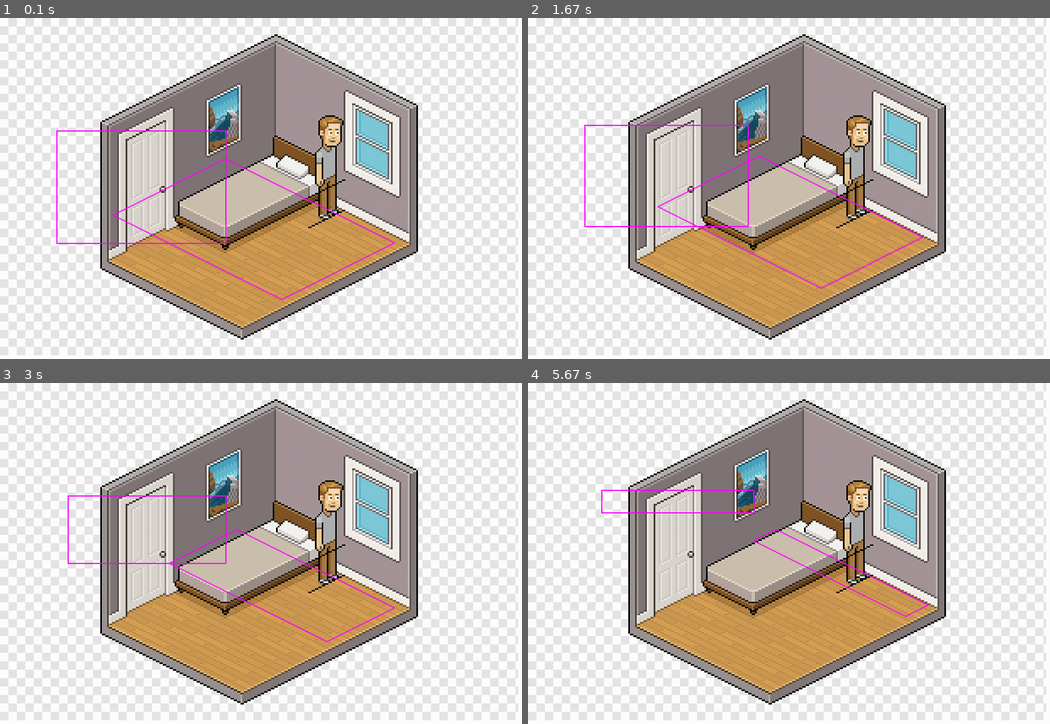
Above: before the commit, frames 1-4 (two rows, left to right).
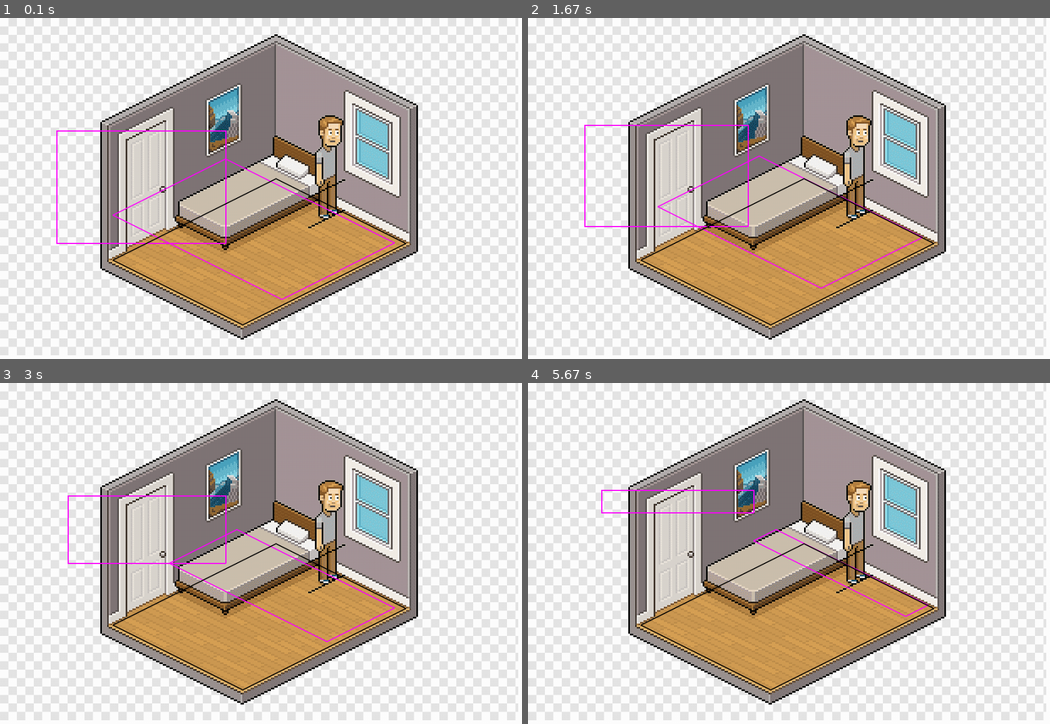
Above: after the commit, the same moments.

Repository: moises-dias/pygame-learning
Game: pygame game, started from find_isometric.py
Same seed, same stepped clock (60 frames per second), same inputs: the game is played once before the commit and once after it.
Inputs:
- Up to frame 1 (0.1 s): no input
- Up to frame 2 (1.67 s): hold D 0.33-0.8 s; hold W 0.83-1.13 s; tap F at 0.9, 1.23, 1.53 s; tap E at 0.98 s; hold D 1.17-1.63 s
- Up to frame 3 (3 s): hold A 1.67-2.2 s; tap F at 1.73, 2.03, 2.3, 2.63, 2.93 s; hold S 2.23-2.53 s; tap E at 2.38 s; hold A 2.57-2.97 s
- Up to frame 4 (5.67 s): hold W 3-3.37 s; tap F at 3.07, 3.47, 3.77, 4.13, 4.53, 4.83, 5.03, 5.33, 5.53 s; hold D 3.4-4.03 s; tap E at 3.55, 5.12 s; hold S 4.07-4.43 s; hold A 4.47-4.93 s; hold D 4.97-5.43 s; hold W from 5.47 s (still down)

The runs differ from the first frame. In frame 1, 0.5% of the frame differs, in the area x 21-78%, y 46-91%; in frame 2, 0.6%; in frame 3, 0.5%; in frame 4, 0.6%.

Commit message:
finishing logic to recreate a square

Diff:
--- a/find_isometric.py
+++ b/find_isometric.py
@@ -80,6 +80,7 @@
                 new_y = 2*(x * sin_angle + y * cos_angle)/math.sqrt(2)
                 vertices_2.append((new_x, new_y))
             vertices_2 = [(x + 500, 100 + y/2) for x, y in vertices_2]
+            print(vertices_2)
 
     # Clear the screen
     screen.fill(white)
@@ -88,6 +89,7 @@
     screen.blit(image, image_rect)
     pygame.draw.polygon(screen, (255, 0, 255), vertices, 2)
     pygame.draw.polygon(screen, (255, 0, 255), vertices_2, 2)
+    pygame.draw.polygon(screen,  (0, 0, 0), [(490, 285), (200, 430), (430, 545), (720, 400)], 2)
 
     # Draw the lines if draw_lines is True
 
--- /dev/null
+++ b/generate_square_from_isometric.py
@@ -0,0 +1,84 @@
+import pygame
+import sys
+import math
+
+pygame.init()
+
+SCREEN_WIDTH = 1200
+SCREEN_HEIGHT = 800
+
+# Create a Pygame window
+screen = pygame.display.set_mode((SCREEN_WIDTH, SCREEN_HEIGHT))
+pygame.display.set_caption("Unfilled Triangle Drawing")
+
+
+
+
+x1 = 100+200
+x2 = 400+200
+y1 = 200
+y2 = 500
+desired = [(x1, y1), (x1, y2), (x2, y2), (x2, y1)]
+
+
+clock = pygame.time.Clock()
+
+angle = math.radians(-45)
+sin_angle = math.sin(angle)
+cos_angle = math.cos(angle)
+
+# isometric_vertices = [(490, 285), (200, 430), (430, 545), (720, 400)]
+isometric_vertices = [(750.0, 250.0), (450.0, 400.0), (750.0, 550.0), (1050.0, 400.0)]
+
+
+square_vertices = []
+for x, y in isometric_vertices:
+
+    x = x*math.sqrt(2)
+    y = y*math.sqrt(2)
+    new_x = (x/2 * cos_angle - y * sin_angle)
+    new_y = (x/2 * sin_angle + y * cos_angle)
+    square_vertices.append((new_x, new_y))
+
+square_vertices = [(x,  y + 300) for x, y in square_vertices]
+print(square_vertices)
+
+
+font = pygame.font.Font(None, 36)
+
+# Main game loop
+running = True
+while running:
+    for event in pygame.event.get():
+        if event.type == pygame.QUIT:
+            running = False
+
+
+    # Clear the screen
+    screen.fill((0, 0, 0))  # Fill with black to clear the screen
+
+    # Draw the unfilled triangle
+
+    for i, (x, y) in enumerate(square_vertices, start=1):
+        text_surface = font.render(str(i), True, (255, 255, 255))  # Render the vertex number
+        text_rect = text_surface.get_rect(center=(x, y - 15))  # Position the number above the vertex
+        screen.blit(text_surface, text_rect)
+
+    for i, (x, y) in enumerate(isometric_vertices, start=1):
+        text_surface = font.render(str(i), True, (255, 255, 255))  # Render the vertex number
+        text_rect = text_surface.get_rect(center=(x, y - 15))  # Position the number above the vertex
+        screen.blit(text_surface, text_rect)
+
+
+    pygame.draw.polygon(screen, (255, 0, 0), isometric_vertices, 2)
+    pygame.draw.polygon(screen, (255, 0, 0), square_vertices, 2)
+    pygame.draw.polygon(screen, (255, 255, 255), desired, 2)
+
+    # Update the display
+    pygame.display.flip()
+
+    clock.tick(60)
+
+# Quit Pygame
+pygame.quit()
+sys.exit()
--- a/isometric_vision.py
+++ b/isometric_vision.py
@@ -38,12 +38,12 @@
 vertices_2 = []
 for x, y in vertices:
     new_x = 2*(x * cos_angle - y * sin_angle)/math.sqrt(2)
-    new_y = 2*(x * sin_angle + y * cos_angle)/math.sqrt(2)
+    new_y = (x * sin_angle + y * cos_angle)/math.sqrt(2)
     vertices_2.append((new_x, new_y))
 
 
-vertices_2 = [(x + isometric_x_distance, y/2) for x, y in vertices_2]
-
+vertices_2 = [(x + isometric_x_distance, y) for x, y in vertices_2]
+print(vertices_2)
 
 isometric_walker_x = vertices_2[0][0]
 isometric_walker_y = vertices_2[0][1]
